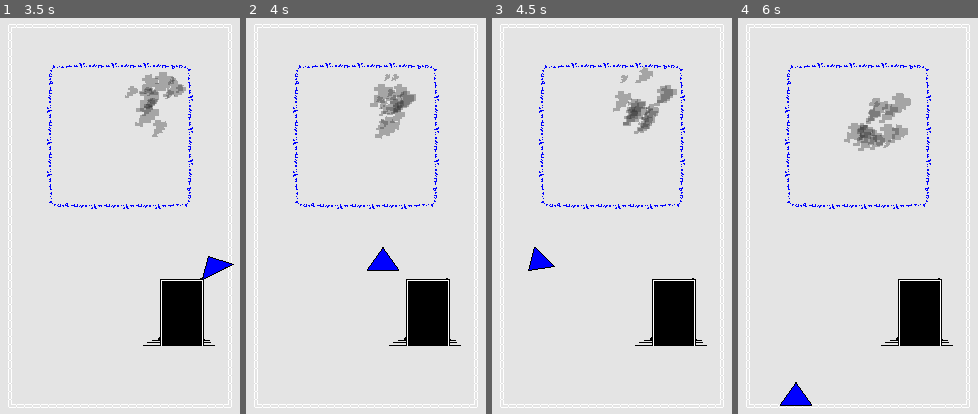
Above: before the commit, frames 1-4 (left to right).
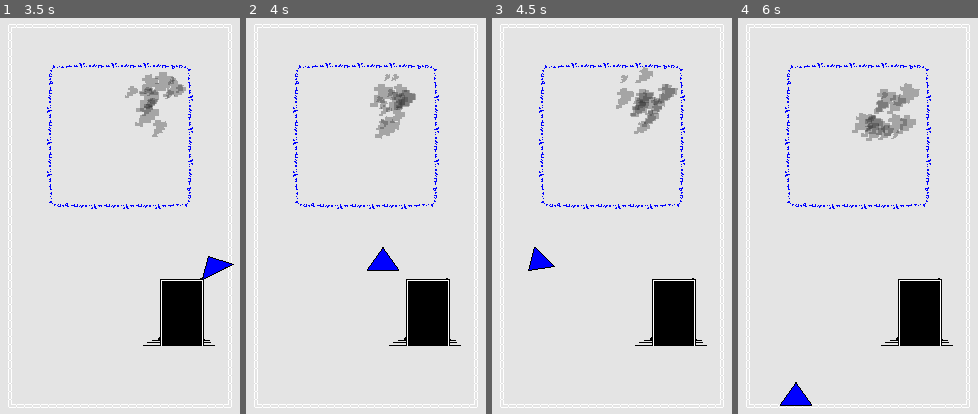
Above: after the commit, the same moments.

Repository: julianhoratschek/shadows_of_the_past
Game: Godot game, scene res://scenes/cage_room_scene.tscn
Same seed, same stepped clock (60 frames per second), same inputs: the game is played once before the commit and once after it. This scene is started directly instead of the project's main scene. Sound files missing from this copy of the repository are replaced by a short silence.
Inputs:
- Up to frame 1 (3.5 s): hold D (gme_right) 0.53-1.28 s; tap E (gme_interact) every 0.75 s from 0.6 to 2.85 s; hold S (gme_down) 1.28-2.03 s; hold D (gme_right) 2.03-2.78 s; hold W (gme_up) from 2.78 s (still down)
- Up to frame 2 (4 s): release W (gme_up) at 3.53 s; hold A (gme_left) from 3.53 s (still down); tap E (gme_interact) at 3.6 s
- Up to frame 3 (4.5 s): keep holding A (gme_left); tap E (gme_interact) at 4.35 s
- Up to frame 4 (6 s): release A (gme_left) at 5.03 s; hold S (gme_down) 5.03-5.78 s; tap E (gme_interact) at 5.1, 5.85 s; hold D (gme_right) from 5.78 s (still down)

Frame 1 is identical in both runs. In frame 2, 0.3% of the frame differs, in the area x 57-71%, y 18-25%; in frame 3, 1.2%; in frame 4, 2.5%, in the area x 44-76%, y 16-34%.

Commit message:
sound begin

Diff:
--- a/prefabs/door.gd
+++ b/prefabs/door.gd
@@ -15,6 +15,7 @@
 	if _is_open:
 		return
 
+	$AudioStreamPlayer2D.play()
 	$AnimatedSprite2D.play(&"open")
 	$StaticBody2D.process_mode = Node.PROCESS_MODE_DISABLED
 	_is_open = true
--- a/prefabs/door.tscn
+++ b/prefabs/door.tscn
@@ -1,7 +1,8 @@
-[gd_scene load_steps=11 format=3 uid="uid://ccqeis0ebvplt"]
+[gd_scene load_steps=12 format=3 uid="uid://ccqeis0ebvplt"]
 
 [ext_resource type="Script" path="res://prefabs/door.gd" id="1_bnunn"]
 [ext_resource type="Texture2D" uid="uid://b5dlwnpby3mc0" path="res://assets/sprites/door.png" id="1_tb1in"]
+[ext_resource type="AudioStream" uid="uid://c3lh3we8ggbbs" path="res://assets/sfx/open_door.wav" id="3_iae7r"]
 
 [sub_resource type="AtlasTexture" id="AtlasTexture_gqip0"]
 atlas = ExtResource("1_tb1in")
@@ -71,4 +72,7 @@
 position = Vector2(3.5, -6.5)
 shape = SubResource("RectangleShape2D_v20v4")
 
+[node name="AudioStreamPlayer2D" type="AudioStreamPlayer2D" parent="."]
+stream = ExtResource("3_iae7r")
+
 [connection signal="body_entered" from="." to="." method="_on_body_entered"]
--- a/prefabs/essence.gd
+++ b/prefabs/essence.gd
@@ -1,9 +1,22 @@
 extends Area2D
 
+var _audio_streams := [
+	preload("res://assets/sfx/sad_shadow_01.wav"),
+	preload("res://assets/sfx/sad_shadow_02.wav"),
+	preload("res://assets/sfx/sad_shadow_03.wav"),
+	preload("res://assets/sfx/sad_shadow_04.wav"),
+	preload("res://assets/sfx/sad_shadow_05.wav"),
+	preload("res://assets/sfx/sad_shadow_06.wav"),
+	preload("res://assets/sfx/sad_shadow_07.wav"),
+	preload("res://assets/sfx/sad_shadow_08.wav"),
+	preload("res://assets/sfx/sad_shadow_09.wav"),
+	preload("res://assets/sfx/sad_shadow_10.wav")]
 
 @onready var _initial_position := position
 @onready var _target_position := position
-@onready var timer: Timer = $Timer
+@onready var move_timer: Timer = $MovementTimer
+@onready var audio_timer: Timer = $AudioTimer
+@onready var audio: AudioStreamPlayer2D = $AudioStreamPlayer2D
 
 var _distance := 50
 var speed := 20
@@ -11,12 +24,12 @@
 func _ready():
 	_set_target_position()
 
-func _physics_process(delta):
-	if not timer.is_stopped():
+func _process(delta):
+	if not move_timer.is_stopped():
 		return
 
 	if position.distance_squared_to(_target_position) <= 4:
-		timer.start(randf_range(0.5, 2.0))
+		move_timer.start(randf_range(0.5, 2.0))
 
 	position = position.move_toward(_target_position, speed * delta)
 
@@ -25,6 +38,13 @@
 	_target_position = _initial_position + (Vector2(1, 0).rotated(randf_range(0, 2 * PI)) * _distance)
 
 
+func _set_audio_file():
+	audio.stream = _audio_streams.pick_random()
+	audio.play()
+
 func _on_body_entered(body):
 	if body is Player:
 		body.on_winning.emit()
+
+func _on_audio_stream_player_2d_finished():
+	audio_timer.start(randf_range(0.8, 2.4))
--- a/prefabs/essence.tscn
+++ b/prefabs/essence.tscn
@@ -26,8 +26,16 @@
 scale_amount_max = 4.0
 color = Color(0.184314, 0.184314, 0.184314, 0.34902)
 
-[node name="Timer" type="Timer" parent="."]
+[node name="MovementTimer" type="Timer" parent="."]
 one_shot = true
 
+[node name="AudioTimer" type="Timer" parent="."]
+one_shot = true
+autostart = true
+
+[node name="AudioStreamPlayer2D" type="AudioStreamPlayer2D" parent="."]
+
 [connection signal="body_entered" from="." to="." method="_on_body_entered"]
-[connection signal="timeout" from="Timer" to="." method="_set_target_position"]
+[connection signal="timeout" from="MovementTimer" to="." method="_set_target_position"]
+[connection signal="timeout" from="AudioTimer" to="." method="_set_audio_file"]
+[connection signal="finished" from="AudioStreamPlayer2D" to="." method="_on_audio_stream_player_2d_finished"]
--- a/prefabs/mouth.gd
+++ b/prefabs/mouth.gd
@@ -23,6 +23,7 @@
 			and child.transmute_shape == TransmutableProperties.TransShape.FISH
 			and child.transmute_color == expected_color):
 				body.queue_free()
+				$AudioStreamPlayer2D.play()
 				$AnimatedSprite2D.play(&"eat")
 
 
--- a/prefabs/mouth.tscn
+++ b/prefabs/mouth.tscn
@@ -1,7 +1,8 @@
-[gd_scene load_steps=16 format=3 uid="uid://xmhpflbt3gyl"]
+[gd_scene load_steps=17 format=3 uid="uid://xmhpflbt3gyl"]
 
 [ext_resource type="Script" path="res://prefabs/mouth.gd" id="1_1futi"]
 [ext_resource type="Texture2D" uid="uid://b46mtbvsdjova" path="res://assets/sprites/mouth_with_teeth.png" id="1_w4lht"]
+[ext_resource type="AudioStream" uid="uid://cmfwoyi0s3j8g" path="res://assets/sfx/fed_01.wav" id="3_a0i1r"]
 
 [sub_resource type="AtlasTexture" id="AtlasTexture_us7r7"]
 atlas = ExtResource("1_w4lht")
@@ -112,5 +113,8 @@
 rotation = 1.5708
 shape = SubResource("CapsuleShape2D_als6b")
 
+[node name="AudioStreamPlayer2D" type="AudioStreamPlayer2D" parent="."]
+stream = ExtResource("3_a0i1r")
+
 [connection signal="body_entered" from="." to="." method="_on_body_entered"]
 [connection signal="animation_finished" from="AnimatedSprite2D" to="." method="_on_animation_finished"]
--- a/ui/button_display.tscn
+++ b/ui/button_display.tscn
@@ -34,7 +34,7 @@
 
 [node name="Label" type="Label" parent="ButtonDisplay"]
 layout_mode = 2
-text = "Transmute"
+text = "(Hold) Transmute"
 
 [node name="ButtonDisplay2" type="HBoxContainer" parent="."]
 layout_mode = 2
Not shown, added: assets/sfx/Backups/shadows_of_the_past_sfx-2024-07-30_101007.rpp-bak
Not shown, added: assets/sfx/Backups/shadows_of_the_past_sfx-2024-07-30_102713.rpp-bak
Not shown, added: assets/sfx/Media/door_opening.mp3
Not shown, added: assets/sfx/Media/drag1.mp3
Not shown, added: assets/sfx/Media/drag2.mp3
Not shown, added: assets/sfx/Media/drag3.mp3
Not shown, added: assets/sfx/Media/full_nom.mp3
Not shown, added: assets/sfx/Media/peaks/door_opening.mp3.reapeaks
Not shown, added: assets/sfx/Media/peaks/drag1.mp3.reapeaks
Not shown, added: assets/sfx/Media/peaks/drag2.mp3.reapeaks
Not shown, added: assets/sfx/Media/peaks/drag3.mp3.reapeaks
Not shown, added: assets/sfx/Media/peaks/full_nom.mp3.reapeaks
(and 20 more such lines)
